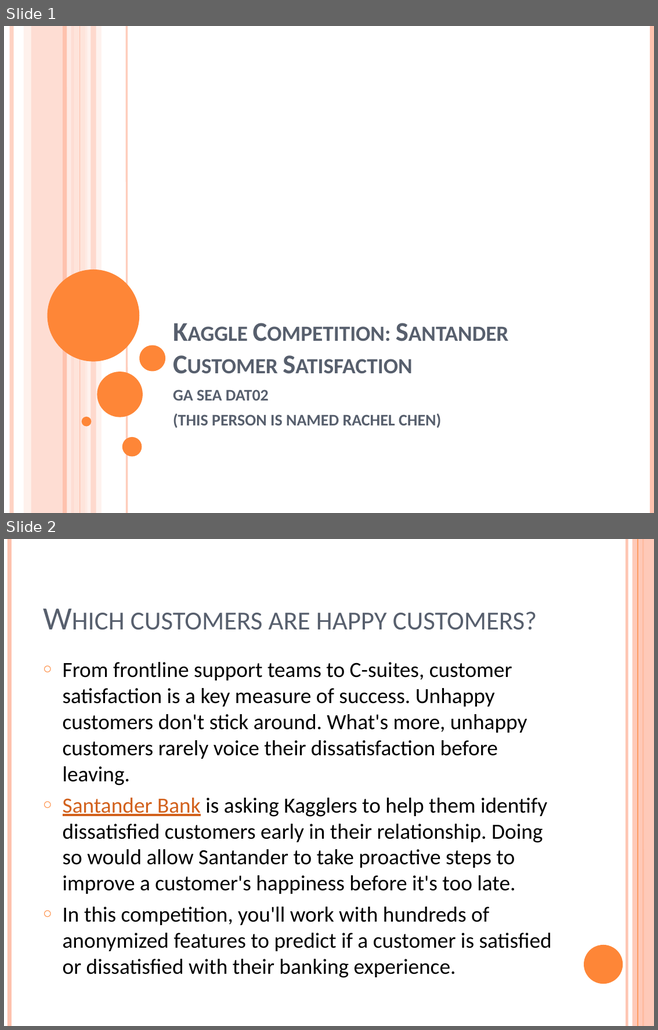
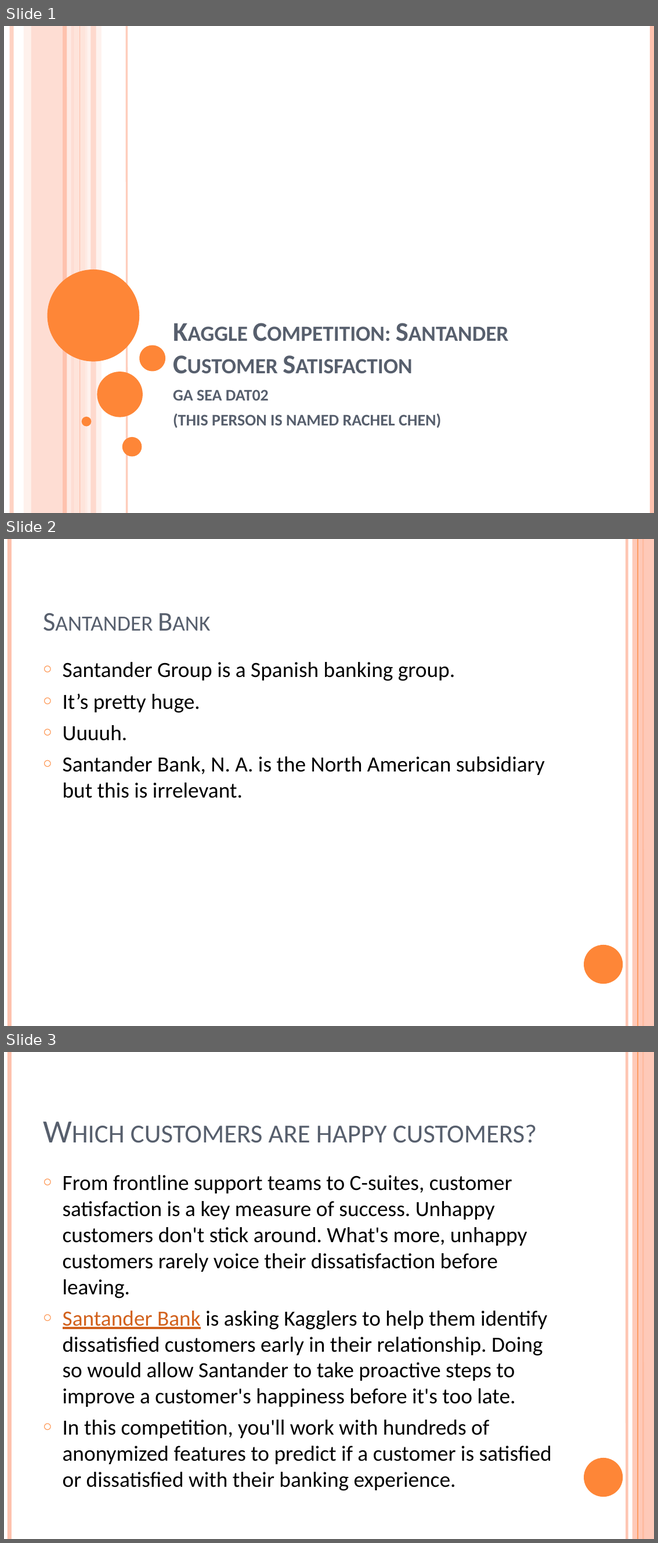
Before and after one commit to sketchychen/kaggle_santander, a slide deck: santander_comp.pptx. Shown one above the other, each under a label of ours: slides 1 and 2 before the commit, slides 1, 2 and 3 after it. The pictures are 658x1030 and 658x1543 pixels, drawn with LibreOffice and Linux fonts; fonts in the diff are those of the drawing. Boxes give left, top, right and bottom in pixels: in the first picture for what was removed or moved away, otherwise in the second. Text is boxed around its words. In the diff, an @@ line names an element or a change of style, - is before the commit and + after.

```diff
--- a/santander_comp.pptx
+++ b/santander_comp.pptx
@@ slide 2 added at <box>4,539,654,1026</box>, background #FFFFFF; not listed: 6 template elements that a slide beside it also shows @@
@@ text added at <box>63,662,545,798</box>, 24 pt, text #000000 @@
+○ Santander Group is a Spanish banking group.
+○ It’s pretty huge.
+○ Uuuuh.
+○ Santander Bank, N. A. is the North American subsidiary but this is irrelevant.
@@ title added at <box>63,756,206,774</box>, 30 pt, text #575F6D, small capitals @@
+Santander Bank
@@ what was slide 2 is now slide 3 @@
```
Also in this commit, not shown: 4 slides changed, 4 other slides added, 1 other file.
